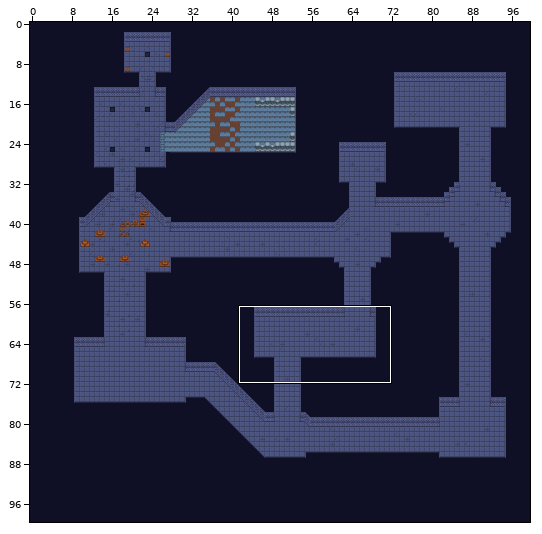
Tiled map, stored at 2DGame/resources/map.tmx. The first picture is a wide view before the edit; the outline marks the close-up.
Close-up. Earlier state:
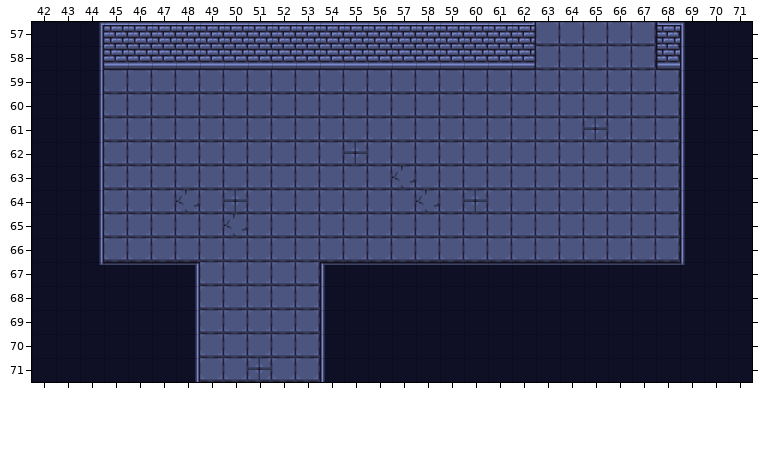
Cells are 32x32 px. Shown: x 42..71, y 57..71. The commit also changed other parts of the map, which this record leaves out.
Now the later version:
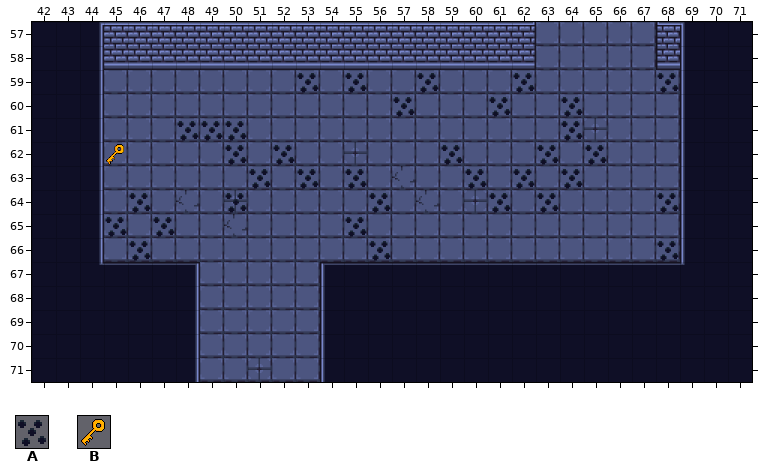
Key: from "Dungeon": A 691; from "key": B 0.
_ is an empty cell.
Tiles of an added or newly shown layer are drawn over the layers below it.
The author wrote: Add key and trap closer to enterance for easier animation debugging
From old to new:
Changed rows in their new state; . is an unchanged cell.
Layer "key" (added):
first column x 45:
62 B
Layer "traps":
first column x 45:
59 ........A.A..A...A.....A
60 ............A...A..A....
61 ...AAA.............A....
62 .....A.A......A...A.A...
63 ......A.A.A....A.A.A....
64 .A...A.....A....A.A....A
65 A.A.......A.............
66 .A.........A...........A
